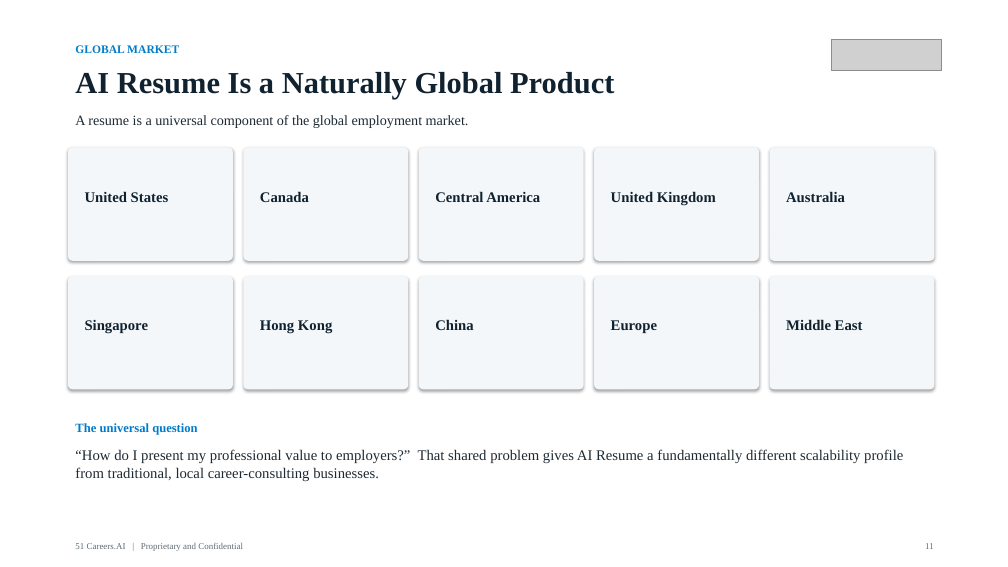
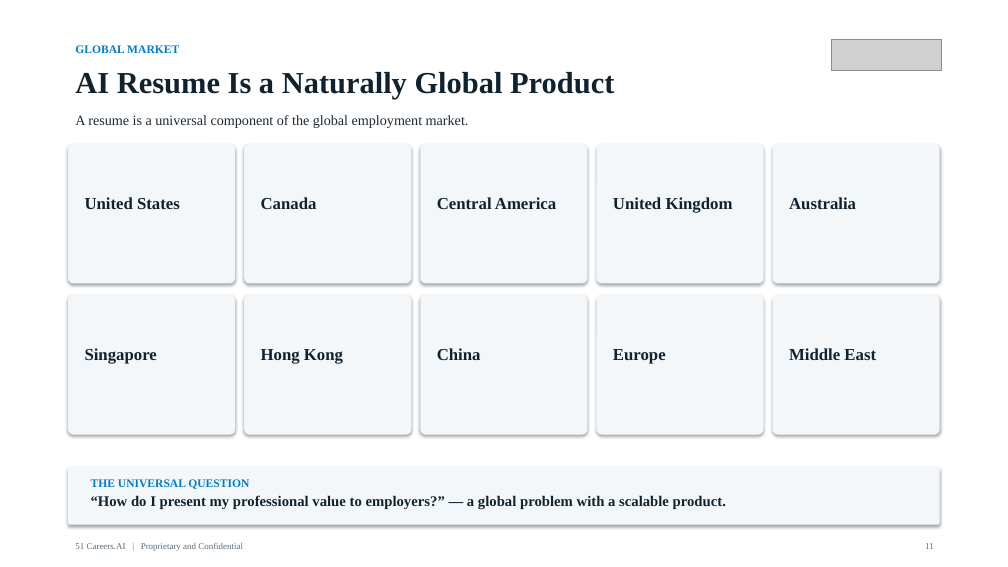
Before and after one commit to anthonyleedu/anthonyleedu, a slide deck: slide 11 of 51Careers_AI_Investor_Overview.pptx. Drawn at 1008x567 pixels with LibreOffice and Linux fonts; fonts in the diff are those of the drawing; grey boxes stand for pictures. Boxes give left, top, right and bottom in pixels: in the first picture for what was removed or moved away, otherwise in the second. Text is boxed around its words. In the diff, an @@ line names an element or a change of style, - is before the commit and + after.

```diff
--- a/51Careers_AI_Investor_Overview.pptx
+++ b/51Careers_AI_Investor_Overview.pptx
@@ rounded rectangle: place and size @@
-rounded rectangle at [68,147,233,261]
+rounded rectangle at [68,144,235,284]
@@ rounded rectangle: place and size @@
-rounded rectangle at [243,147,408,261]
+rounded rectangle at [244,144,411,284]
@@ rounded rectangle: place and size @@
-rounded rectangle at [419,147,584,261]
+rounded rectangle at [420,144,588,284]
@@ rounded rectangle: place and size @@
-rounded rectangle at [594,147,759,261]
+rounded rectangle at [597,144,764,284]
@@ rounded rectangle: place and size @@
-rounded rectangle at [770,147,935,261]
+rounded rectangle at [773,144,940,284]
@@ rounded rectangle: place and size @@
-rounded rectangle at [68,276,233,389]
+rounded rectangle at [68,295,235,435]
@@ rounded rectangle: place and size @@
-rounded rectangle at [243,276,408,389]
+rounded rectangle at [244,295,411,435]
@@ rounded rectangle: place and size @@
-rounded rectangle at [419,276,584,389]
+rounded rectangle at [420,295,588,435]
@@ rounded rectangle: place and size @@
-rounded rectangle at [594,276,759,389]
+rounded rectangle at [597,295,764,435]
@@ rounded rectangle: place and size @@
-rounded rectangle at [770,276,935,389]
+rounded rectangle at [773,295,940,435]
@@ text "Singapore": place and size @@
-text "Singapore" at [85,320,149,334]
+text "Singapore" at [85,348,157,364]
@@ text "Hong Kong": place and size @@
-text "Hong Kong" at [260,320,332,334]
+text "Hong Kong" at [261,349,343,364]
@@ text "China": place and size @@
-text "China" at [435,319,473,330]
+text "China" at [437,348,481,360]
@@ text "Europe": place and size @@
-text "Europe" at [611,320,657,333]
+text "Europe" at [613,349,666,364]
@@ size 14 to 16 pt in 10 elements at [85,197,180,209], [261,197,317,209], [437,197,556,209], [613,197,733,213], [789,197,856,209], [85,348,157,364], [261,349,343,364], [437,348,481,360], [613,349,666,364], [789,348,876,360] @@
@@ text "Middle East": place and size @@
-text "Middle East" at [786,319,863,330]
+text "Middle East" at [789,348,876,360]
@@ rounded rectangle added at [68,467,940,525], fill #F3F7FA @@
@@ text at [91,479,249,489]: text changed; size 12 to 11 pt @@
-The universal question
+THE UNIVERSAL QUESTION
@@ text at [91,495,726,510]: text changed; text colour #1E2A33 to #10222F; bold on @@
-“How do I present my professional value to employers?” That shared problem gives AI Resume a fundamentally different scalability profile from traditional, local career-consulting businesses.
+“How do I present my professional value to employers?” — a global problem with a scalable product.
```
Also in this commit, not shown: 28 other slides changed, 1 other file.
